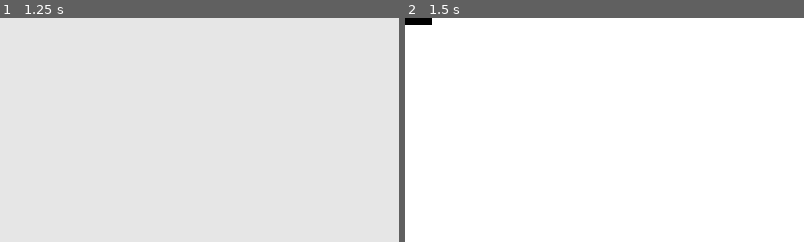
Above: before the commit, frames 1-2 (left to right).
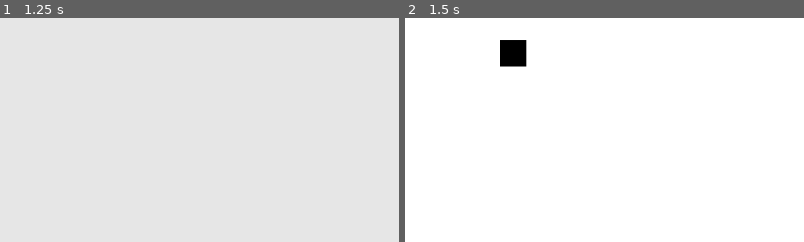
Above: after the commit, the same moments.

Repository: ZixHD/Toxic-Terror-Gamejam
Game: Godot game, scene res://Scenes/IntroScene/IntroScene.tscn
The game is run twice, just before and just after one commit, with the same random seed, the same clock (stepped at 60 frames per second) and the same inputs. The project has no main scene, so this scene is started directly. Video files are missing from this copy of the repository; at most half a second of black plays in their place.
Inputs:
- Up to frame 1 (1.25 s): hold D (right, bound only after the commit) from 0.53 s (still down)
- Up to frame 2 (1.5 s): release D (right, bound only after the commit) at 1.28 s; hold A (left, bound only after the commit) from 1.28 s (still down)
The pictures show only the part of the screen within x 0-50%, y 0-50%; the shares and areas given below are measured in that part.

Frame 1 is identical in both runs. In frame 2, 1.0% of the frame differs, in the area x 0-31%, y 0-22%.

Commit message:
added State Pattern

Diff:
--- /dev/null
+++ b/toxic-terror-gamejam/Entity/Player/Player.tscn
@@ -0,0 +1,32 @@
+[gd_scene load_steps=7 format=3 uid="uid://ctu01ogyncypp"]
+
+[ext_resource type="Texture2D" uid="uid://bct5o0vsn6aed" path="res://icon.svg" id="1_367n4"]
+[ext_resource type="Script" uid="uid://bueu1o5xeq1wo" path="res://Entity/Player/player.gd" id="1_ic0o1"]
+[ext_resource type="Script" uid="uid://64vdm6c8cv1u" path="res://Utils/StatePattern/StateMachine.gd" id="3_43y4t"]
+[ext_resource type="Script" uid="uid://ug7ddkxvbd2" path="res://Utils/StatePattern/IdleState.gd" id="4_wu0n7"]
+[ext_resource type="Script" uid="uid://fjjyt38jtyg" path="res://Utils/StatePattern/WalkState.gd" id="5_vk8em"]
+
+[sub_resource type="RectangleShape2D" id="RectangleShape2D_ic0o1"]
+size = Vector2(123, 122)
+
+[node name="Player" type="CharacterBody2D" groups=["Player"]]
+script = ExtResource("1_ic0o1")
+
+[node name="Sprite2D" type="Sprite2D" parent="."]
+texture = ExtResource("1_367n4")
+
+[node name="CollisionShape2D" type="CollisionShape2D" parent="."]
+position = Vector2(-0.5, 0)
+shape = SubResource("RectangleShape2D_ic0o1")
+
+[node name="AnimationPlayer" type="AnimationPlayer" parent="."]
+
+[node name="StateMachine" type="Node" parent="." node_paths=PackedStringArray("initial_state")]
+script = ExtResource("3_43y4t")
+initial_state = NodePath("Idle")
+
+[node name="Idle" type="Node" parent="StateMachine"]
+script = ExtResource("4_wu0n7")
+
+[node name="Walk" type="Node" parent="StateMachine"]
+script = ExtResource("5_vk8em")
--- /dev/null
+++ b/toxic-terror-gamejam/Entity/Player/player.gd
@@ -0,0 +1,4 @@
+extends CharacterBody2D
+
+var running_speed: float = 500.0
+var speed:float = 250.0
--- a/toxic-terror-gamejam/Scenes/IntroScene/IntroScene.tscn
+++ b/toxic-terror-gamejam/Scenes/IntroScene/IntroScene.tscn
@@ -78,13 +78,13 @@
 anchors_preset = 15
 anchor_right = 1.0
 anchor_bottom = 1.0
-offset_left = -12.0
-offset_top = -41.000004
-offset_right = 332.0
-offset_bottom = 391.0
+offset_left = 137.0
+offset_top = 32.0
+offset_right = 481.0
+offset_bottom = 464.0
 grow_horizontal = 2
 grow_vertical = 2
-scale = Vector2(0.8, 0.8)
+scale = Vector2(0.6, 0.6)
 stream = ExtResource("2_qst6k")
 
 [node name="AnimationPlayer" type="AnimationPlayer" parent="."]
--- /dev/null
+++ b/toxic-terror-gamejam/Utils/StatePattern/IdleState.gd
@@ -0,0 +1,13 @@
+extends State
+class_name IdleState
+
+
+func Enter():
+	#anim play idle
+	pass
+
+func Physics_Update(_delta: float):
+	var direction = Input.get_axis("left", "right")
+	print("idle")
+	if direction != 0:
+		Transitioned.emit(self, "walk")
--- /dev/null
+++ b/toxic-terror-gamejam/Utils/StatePattern/State.gd
@@ -0,0 +1,16 @@
+extends Node
+class_name State
+
+signal Transitioned
+
+func Enter():
+	pass
+
+func Exit():
+	pass
+
+func Update(_delta: float):
+	pass
+
+func Physics_Update(_delta: float):
+	pass
--- /dev/null
+++ b/toxic-terror-gamejam/Utils/StatePattern/StateMachine.gd
@@ -0,0 +1,39 @@
+extends Node
+
+@export var initial_state: State
+
+var current_state: State
+var states: Dictionary = {}
+
+func _ready() -> void:
+	for child in get_children():
+		if child is State:
+			states[child.name.to_lower()] = child
+			child.Transitioned.connect(on_child_transition)
+
+	if initial_state:
+		initial_state.Enter()
+		current_state = initial_state
+
+func _process(delta: float) -> void:
+	if current_state:
+		current_state.Update(delta)
+
+func _physics_process(delta: float) -> void:
+	if current_state:
+		current_state.Physics_Update(delta)
+
+func on_child_transition(state, new_state_name):
+
+	if state != current_state:
+		return
+
+	var new_state = states.get(new_state_name.to_lower())
+	if !new_state:
+		return
+
+	if current_state:
+		current_state.Exit()
+
+	new_state.Enter()
+	current_state = new_state
--- /dev/null
+++ b/toxic-terror-gamejam/Utils/StatePattern/WalkState.gd
@@ -0,0 +1,17 @@
+extends State
+class_name WalkState
+
+@onready var player = get_tree().get_first_node_in_group("Player")
+
+func Enter():
+	pass
+
+func Physics_Update(_delta: float):
+	var direction = Input.get_axis("left", "right")
+
+	if direction == 0:
+		Transitioned.emit(self, "idle")
+		return
+
+	player.velocity.x = direction * player.speed
+	player.move_and_slide()
--- a/toxic-terror-gamejam/project.godot
+++ b/toxic-terror-gamejam/project.godot
@@ -27,5 +27,23 @@
 "res://Scenes/": "gray",
 "res://Singleton/": "purple",
 "res://UI/": "pink",
+"res://Utils/": "yellow",
 "res://addons/": "green"
 }
+
+[global_group]
+
+Player="Represents the main character."
+
+[input]
+
+left={
+"deadzone": 0.2,
+"events": [Object(InputEventKey,"resource_local_to_scene":false,"resource_name":"","device":-1,"window_id":0,"alt_pressed":false,"shift_pressed":false,"ctrl_pressed":false,"meta_pressed":false,"pressed":false,"keycode":0,"physical_keycode":65,"key_label":0,"unicode":97,"location":0,"echo":false,"script":null)
+]
+}
+right={
+"deadzone": 0.2,
+"events": [Object(InputEventKey,"resource_local_to_scene":false,"resource_name":"","device":-1,"window_id":0,"alt_pressed":false,"shift_pressed":false,"ctrl_pressed":false,"meta_pressed":false,"pressed":false,"keycode":0,"physical_keycode":68,"key_label":0,"unicode":100,"location":0,"echo":false,"script":null)
+]
+}
Not shown, added: toxic-terror-gamejam/Entity/Player/player.gd.uid
Not shown, added: toxic-terror-gamejam/Utils/StatePattern/IdleState.gd.uid
Not shown, added: toxic-terror-gamejam/Utils/StatePattern/State.gd.uid
Not shown, added: toxic-terror-gamejam/Utils/StatePattern/StateMachine.gd.uid
Not shown, added: toxic-terror-gamejam/Utils/StatePattern/WalkState.gd.uid
